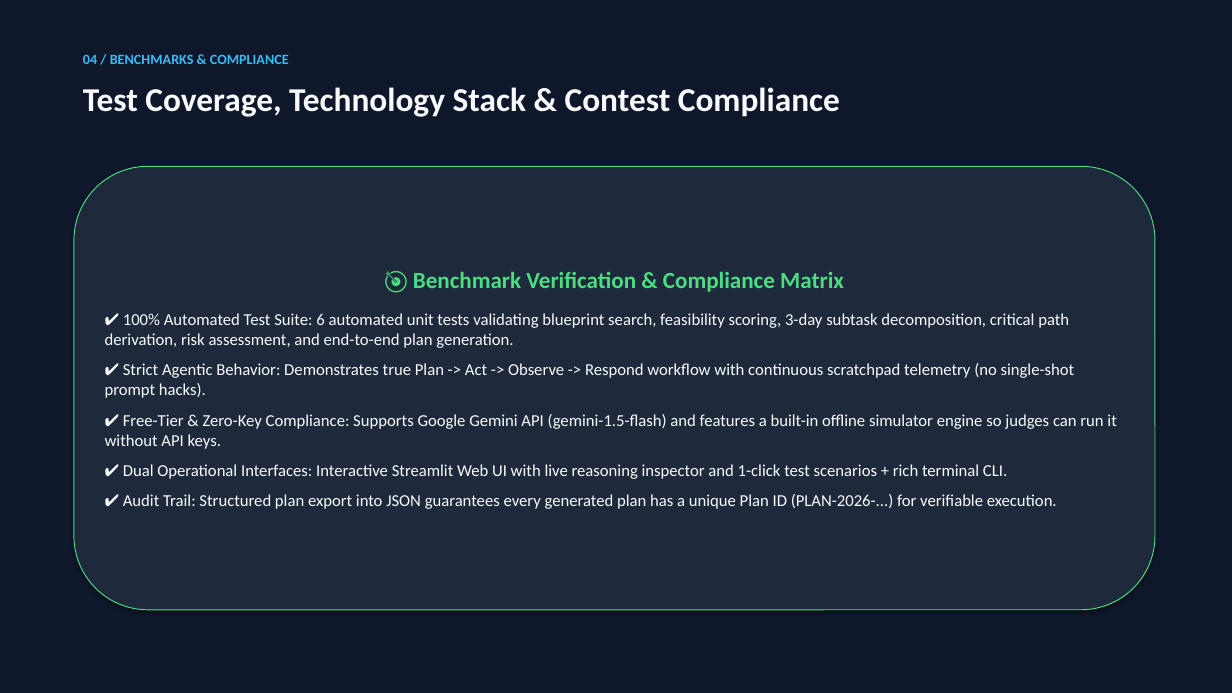
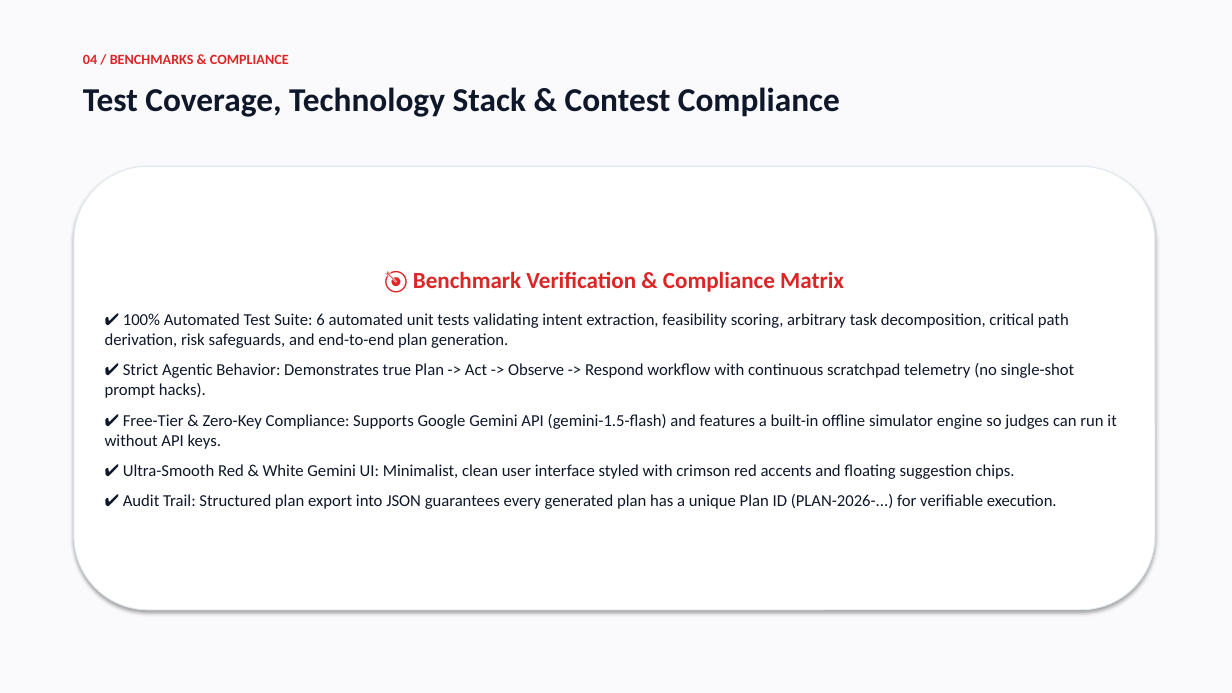
Before and after one commit to Anandha-raaman/Chatbot-Techvruk, a slide deck: slide 5 of Techvruk_Agentic_System_Presentation.pptx. Drawn at 1232x693 pixels with LibreOffice and Linux fonts; fonts in the diff are those of the drawing. Boxes give left, top, right and bottom in pixels: in the first picture for what was removed or moved away, otherwise in the second. Text is boxed around its words. In the diff, an @@ line names an element or a change of style, - is before the commit and + after.

Commit message:
feat: universal task planner agent for any goal with Gemini red-and-white UI

```diff
--- a/Techvruk_Agentic_System_Presentation.pptx
+++ b/Techvruk_Agentic_System_Presentation.pptx
@@ rectangle at box(0, 0, 1232, 693): fill #0F172A to #FAFAFC @@
@@ text "04 / BENCHMARKS & COMPLIANCE" at box(83, 54, 289, 64): text colour #38BDF8 to #DC2626 @@
@@ text "Test Coverage, Technology Stack & ..." at box(83, 87, 840, 117): text colour #F8FAFC to #0F172A @@
@@ rounded rectangle "🎯 Benchmark Verification & Compliance ..." at box(74, 166, 1155, 610): fill #1E293B to #FFFFFF; outline #4ADE80 0.75 pt to #E2E8F0 0.75 pt @@
@@ text in rounded rectangle at box(105, 271, 1116, 509): text colour #4ADE80 to #DC2626 in "🎯 Benchmark Verification & Compliance Matrix"; text colour #F8FAFC to #0F172A in "✔ Strict Agentic Behavior: Demonstrates true Plan ...", "✔ Free-Tier & Zero-Key Compliance: Supports Google ...", "✔ Audit Trail: Structured plan export into ..." @@
@@ text in rounded rectangle at box(105, 313, 1069, 348): text changed; text colour #F8FAFC to #0F172A @@
-✔ 100% Automated Test Suite: 6 automated unit tests validating blueprint search, feasibility scoring, 3-day subtask decomposition, critical path derivation, risk assessment, and end-to-end plan generation.
+✔ 100% Automated Test Suite: 6 automated unit tests validating intent extraction, feasibility scoring, arbitrary task decomposition, critical path derivation, risk safeguards, and end-to-end plan generation.
@@ text in rounded rectangle at box(123, 464, 1015, 479): text changed; text colour #F8FAFC to #0F172A @@
-✔ Dual Operational Interfaces: Interactive Streamlit Web UI with live reasoning inspector and 1-click test scenarios + rich terminal CLI.
+✔ Ultra-Smooth Red & White Gemini UI: Minimalist, clean user interface styled with crimson red accents and floating suggestion chips.
```
Also in this commit, not shown: 4 other slides changed, 11 other files.
